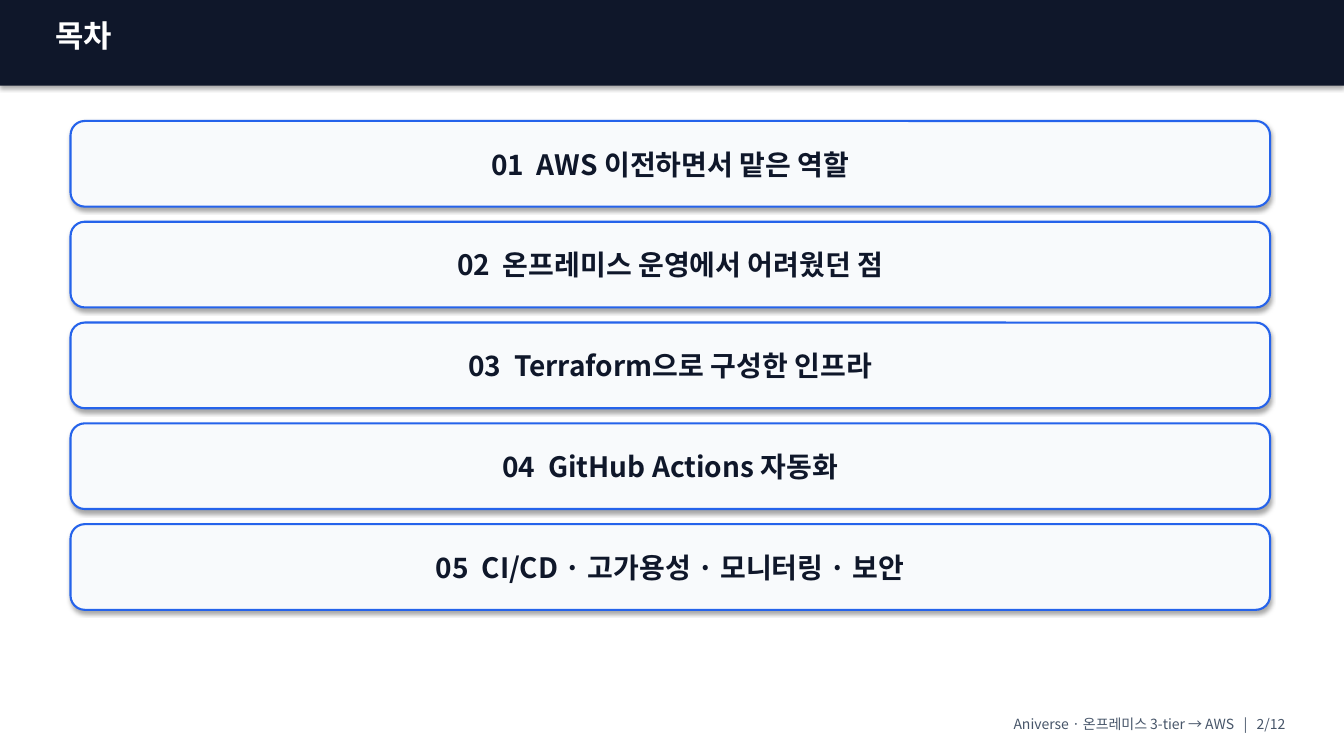
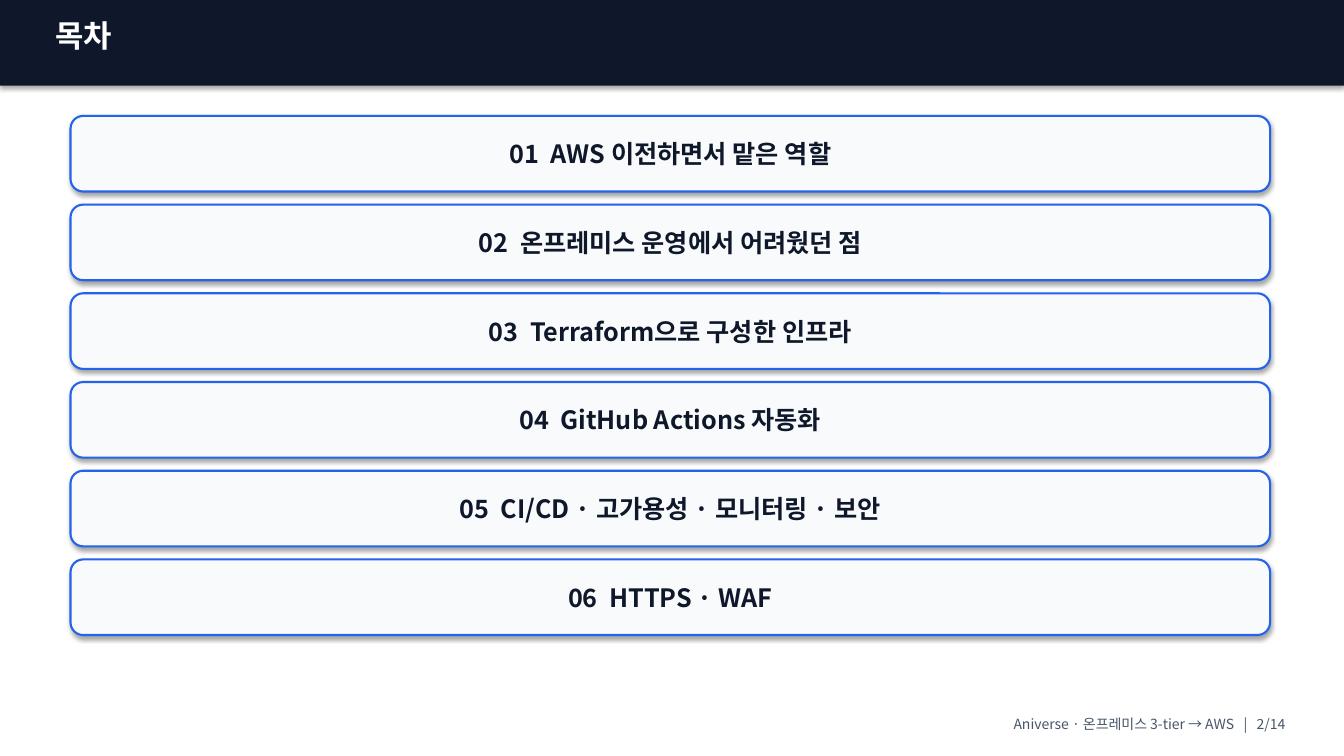
Before and after one commit to ho0215/anime-project-infra, a slide deck: slide 2 of docs/presentation/ppt/Aniverse_발표_강사용.pptx. Drawn at 1344x756 pixels with LibreOffice and Linux fonts; fonts in the diff are those of the drawing. Boxes give left, top, right and bottom in pixels: in the first picture for what was removed or moved away, otherwise in the second. Text is boxed around its words. In the diff, an @@ line names an element or a change of style, - is before the commit and + after.

```diff
--- a/docs/presentation/ppt/Aniverse_발표_강사용.pptx
+++ b/docs/presentation/ppt/Aniverse_발표_강사용.pptx
@@ rounded rectangle "01 AWS 이전하면서 맡은 역할": place and size @@
-rounded rectangle "01 AWS 이전하면서 맡은 역할" at (71,121,1270,207)
+rounded rectangle "01 AWS 이전하면서 맡은 역할" at (71,116,1270,192)
@@ rounded rectangle "02 온프레미스 운영에서 어려웠던 점": place and size @@
-rounded rectangle "02 온프레미스 운영에서 어려웠던 점" at (71,222,1270,308)
+rounded rectangle "02 온프레미스 운영에서 어려웠던 점" at (71,205,1270,280)
@@ rounded rectangle "03 Terraform으로 구성한 인프라": place and size @@
-rounded rectangle "03 Terraform으로 구성한 인프라" at (71,323,1270,408)
+rounded rectangle "03 Terraform으로 구성한 인프라" at (71,293,1270,369)
@@ rounded rectangle "04 GitHub Actions 자동화": place and size @@
-rounded rectangle "04 GitHub Actions 자동화" at (71,423,1270,509)
+rounded rectangle "04 GitHub Actions 자동화" at (71,382,1270,458)
@@ size 20 to 18 pt in 5 elements at (71,116,1270,192), (71,205,1270,280), (71,293,1270,369), (71,382,1270,458), (71,471,1270,546) @@
@@ rounded rectangle "05 CI/CD · 고가용성 · ...": place and size @@
-rounded rectangle "05 CI/CD · 고가용성 · ..." at (71,524,1270,610)
+rounded rectangle "05 CI/CD · 고가용성 · ..." at (71,471,1270,546)
@@ rounded rectangle added at (71,560,1270,635), fill #F8FAFC, outline #2563EB 1.5 pt, 18 pt, text #0F172A, bold @@
+06 HTTPS · WAF
@@ text at (1014,717,1286,732): text changed @@
-Aniverse · 온프레미스 3-tier → AWS | 2/12
+Aniverse · 온프레미스 3-tier → AWS | 2/14
```
Also in this commit, not shown: 12 other slides changed, 2 slides added, 5 other files.
